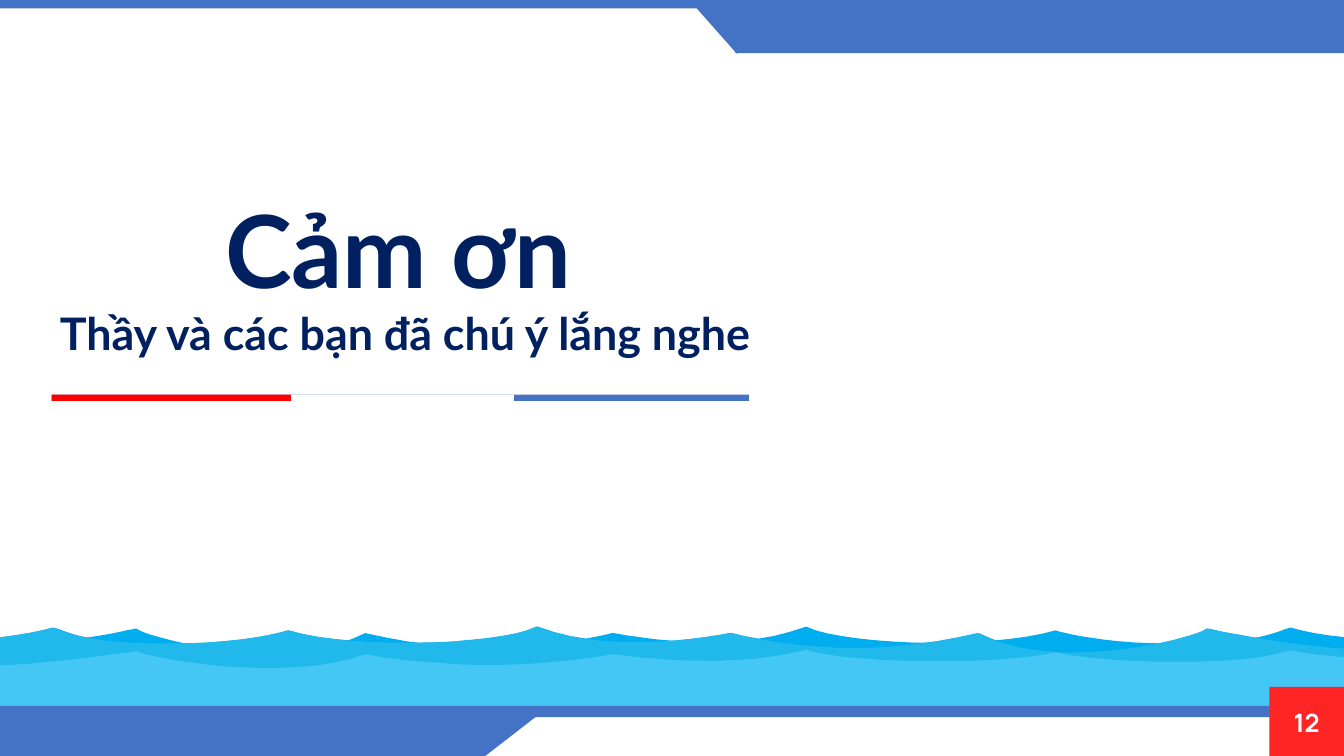
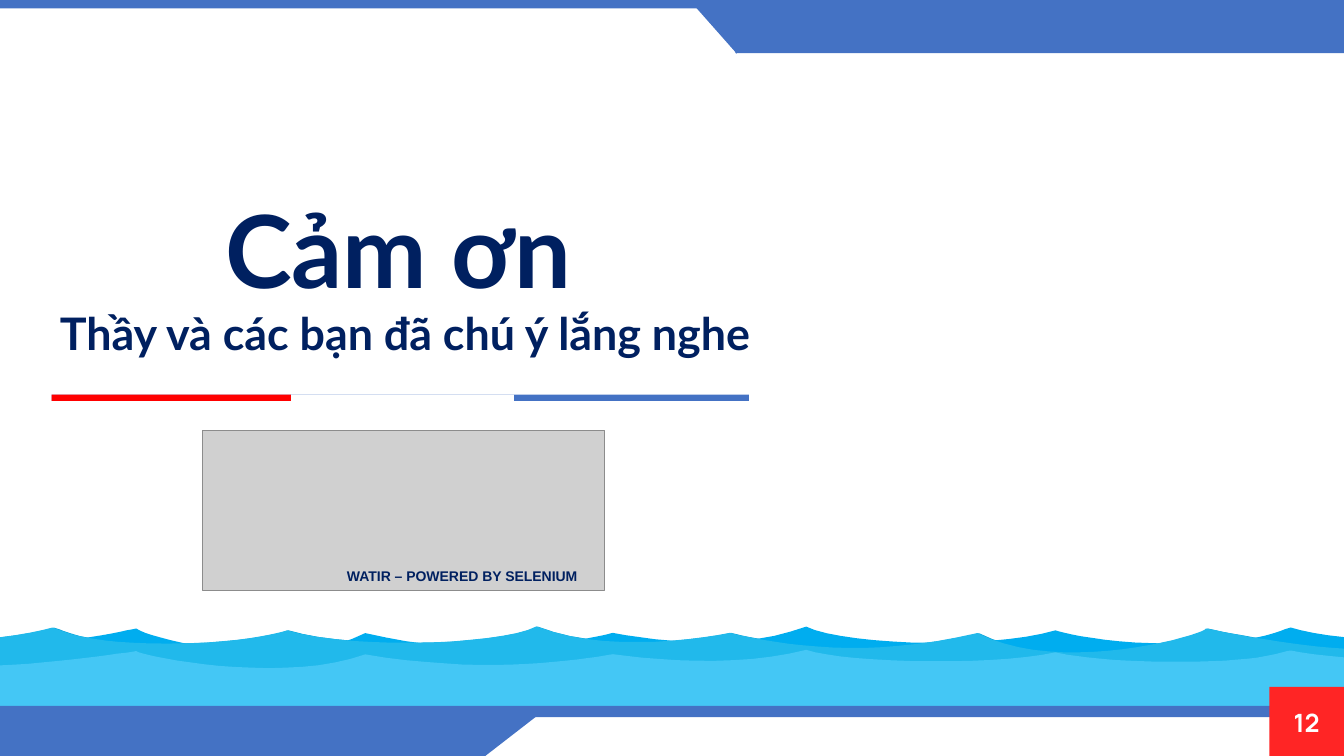
Before and after one commit to OrangeFoxie/Kiem-thu-phan-mem, a slide deck: slide 12 of TESTING/1-3.pptx. Drawn at 1344x756 pixels with LibreOffice and Linux fonts; fonts in the diff are those of the drawing; grey boxes stand for pictures; background and template pictures are left out. Boxes give left, top, right and bottom in pixels: in the first picture for what was removed or moved away, otherwise in the second. Text is boxed around its words. In the diff, an @@ line names an element or a change of style, - is before the commit and + after.

Commit message:
update 1-3

```diff
--- a/TESTING/1-3.pptx
+++ b/TESTING/1-3.pptx
@@ picture added at (203, 431, 605, 590) @@
@@ text added at (347, 571, 577, 581), 10 pt, text #002060, bold @@
+WATIR – POWERED BY SELENIUM
```
Also in this commit, not shown: 2 other slides changed.
